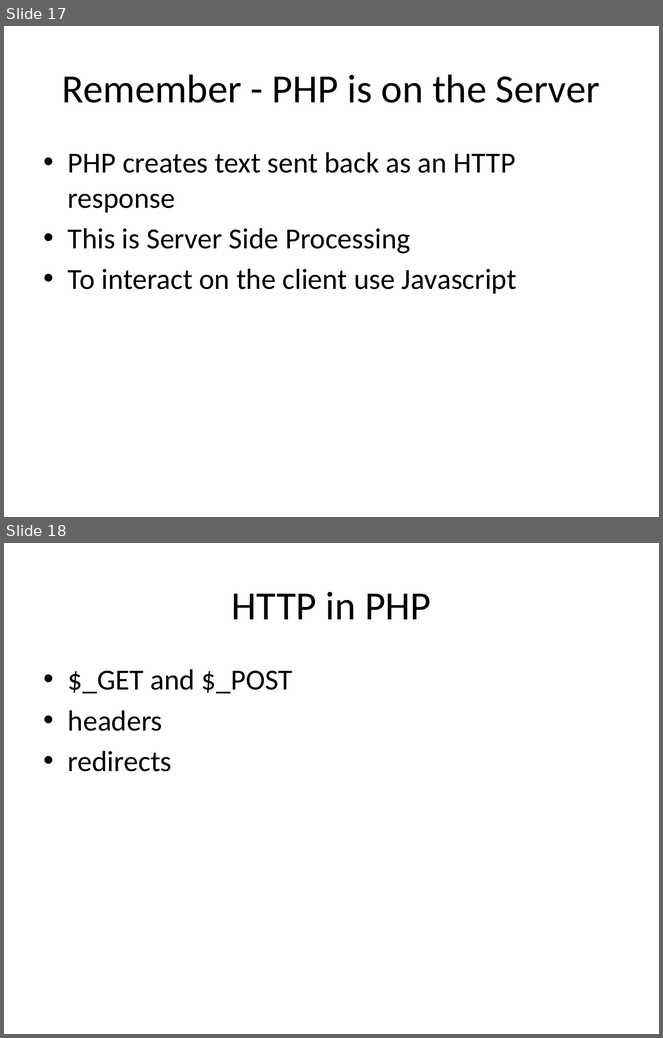
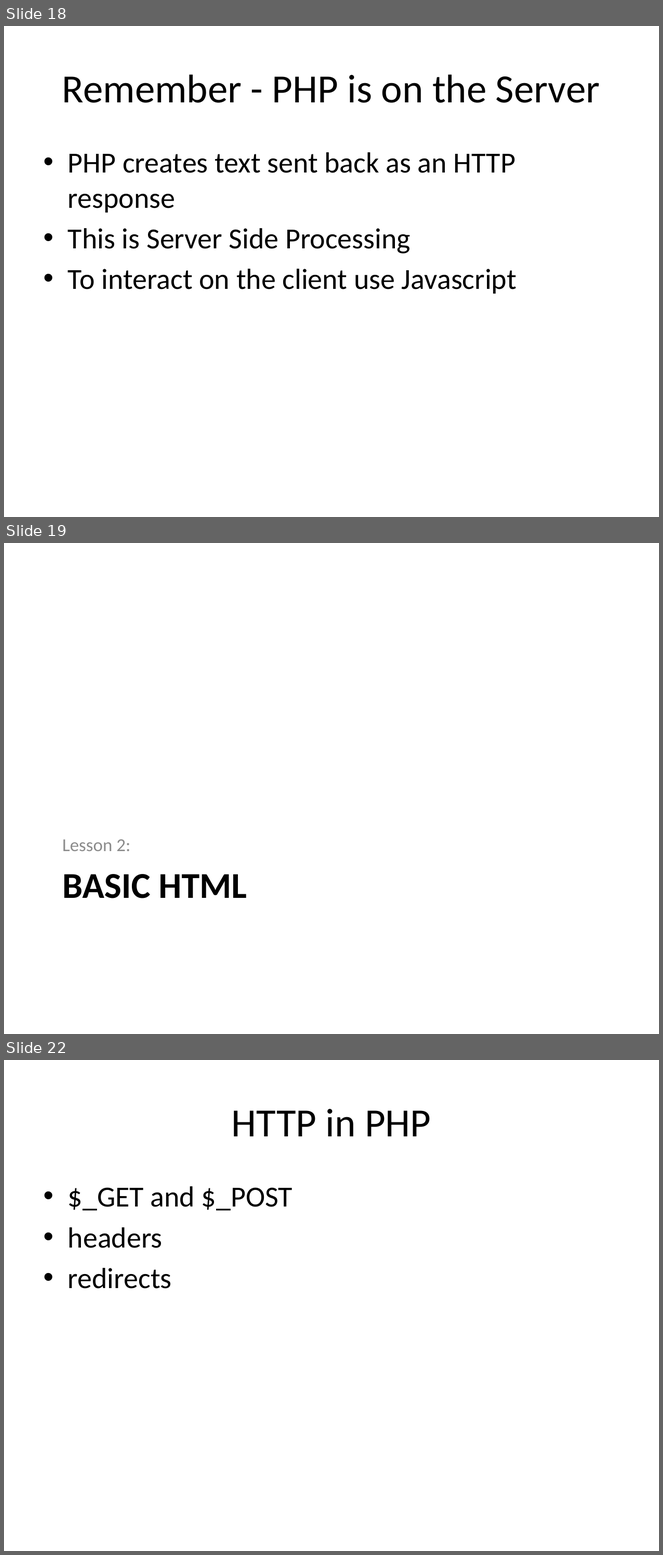
Before and after one commit to PHPEmbark/curriculum, a slide deck: course/2 - The Internet/The Internet.pptx. Shown one above the other, each under a label of ours: slides 17 and 18 before the commit, slides 18, 19 and 22 after it; the slides between them are not shown. The pictures are 663x1038 and 663x1555 pixels, drawn with LibreOffice and Linux fonts; fonts in the diff are those of the drawing. Boxes give left, top, right and bottom in pixels: in the first picture for what was removed or moved away, otherwise in the second. Text is boxed around its words. In the diff, an @@ line names an element or a change of style, - is before the commit and + after.

```diff
--- a/course/2 - The Internet/The Internet.pptx
+++ b/course/2 - The Internet/The Internet.pptx
@@ slide 19 added at (x1=4, y1=543, x2=659, y2=1034), background #FFFFFF @@
@@ text added at (x1=62, y1=839, x2=130, y2=851), 20 pt, text #8C8C8C @@
+Lesson 2:
@@ title added at (x1=62, y1=874, x2=246, y2=899), 40 pt, text #000000, bold @@
+BASIC HTML
@@ what was slide 17 is now slide 18 @@
@@ what was slide 18 is now slide 22 @@
```
Also in this commit, not shown: 5 other slides added.
